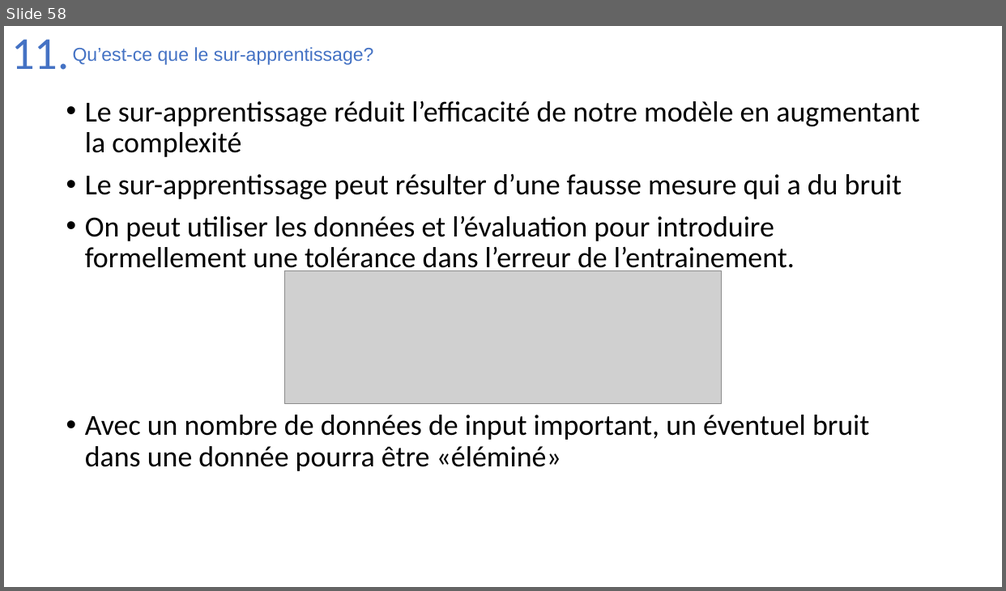
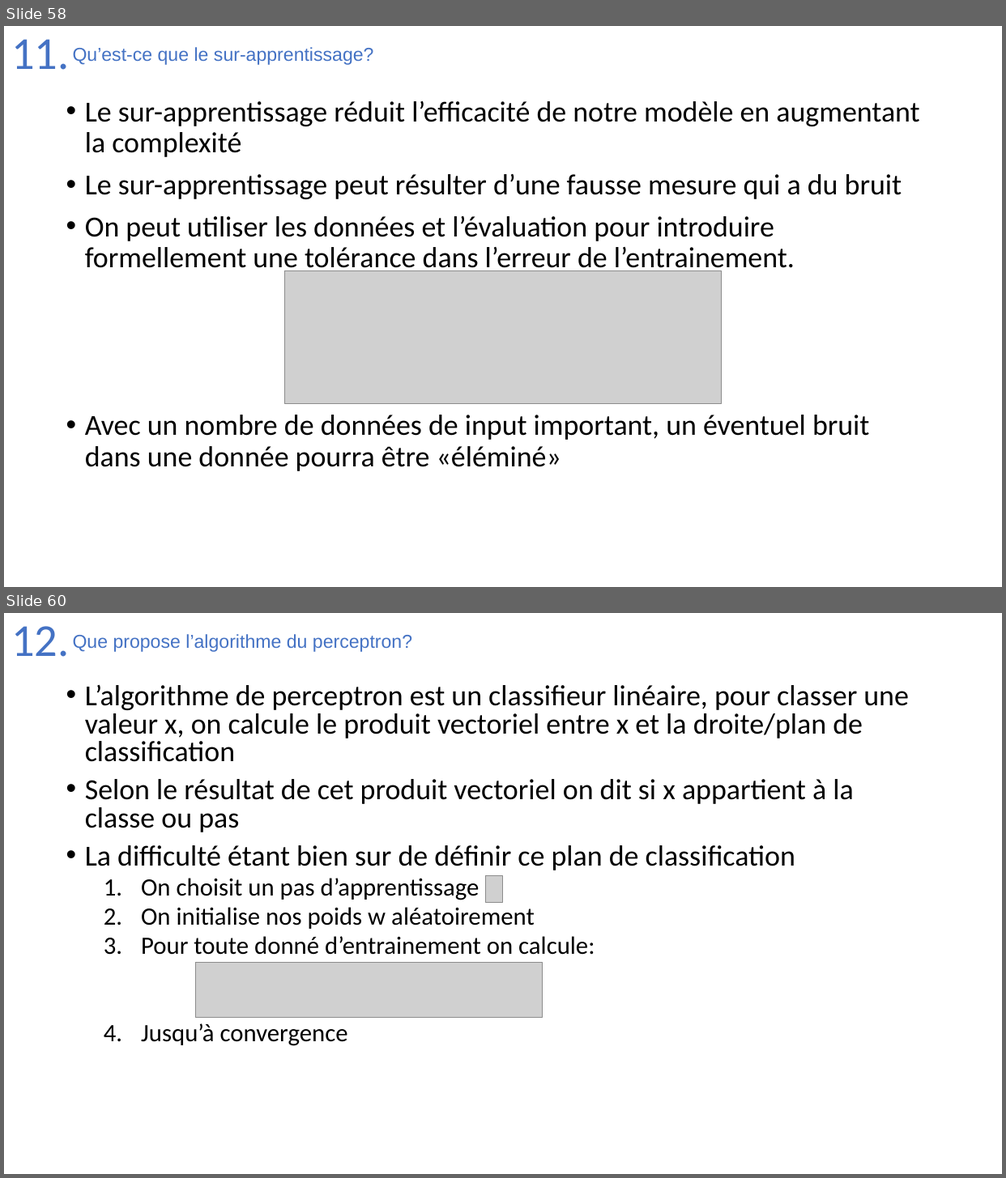
Before and after one commit to Joao-Quinta/Uni3eme, a slide deck: intelligenceArtificielle/Intelligence_artificielle_exam.pptx. Shown one above the other, each under a label of ours: slide 58 before the commit, slides 58 and 60 after it; the slides between them are not shown. The pictures are 1006x591 and 1006x1178 pixels, drawn with LibreOffice and Linux fonts; fonts in the diff are those of the drawing; grey boxes stand for pictures. Boxes give left, top, right and bottom in pixels: in the first picture for what was removed or moved away, otherwise in the second. Text is boxed around its words. In the diff, an @@ line names an element or a change of style, - is before the commit and + after.

```diff
--- a/intelligenceArtificielle/Intelligence_artificielle_exam.pptx
+++ b/intelligenceArtificielle/Intelligence_artificielle_exam.pptx
@@ slide 60 added at (x1=4, y1=613, x2=1002, y2=1174), background #FFFFFF @@
@@ title added at (x1=11, y1=626, x2=69, y2=657), 44 pt, text #4472C4 @@
+12.
@@ text added at (x1=73, y1=634, x2=412, y2=652), 18 pt, text #4472C4 @@
+Que propose l’algorithme du perceptron?
@@ text added at (x1=85, y1=684, x2=909, y2=1046), 28 pt, text #000000 @@
+• L’algorithme de perceptron est un classifieur linéaire, pour classer une valeur x, on calcule le produit vectoriel entre x et la droite/plan de classification
+• Selon le résultat de cet produit vectoriel on dit si x appartient à la classe ou pas
+• La difficulté étant bien sur de définir ce plan de classification
+  1. On choisit un pas d’apprentissage
+  2. On initialise nos poids w aléatoirement
+  3. Pour toute donné d’entrainement on calcule:
+  4. Jusqu’à convergence
@@ picture added at (x1=486, y1=875, x2=503, y2=902) @@
@@ picture added at (x1=196, y1=963, x2=543, y2=1018) @@
```
Also in this commit, not shown: 3 slides changed, 5 other slides added.
